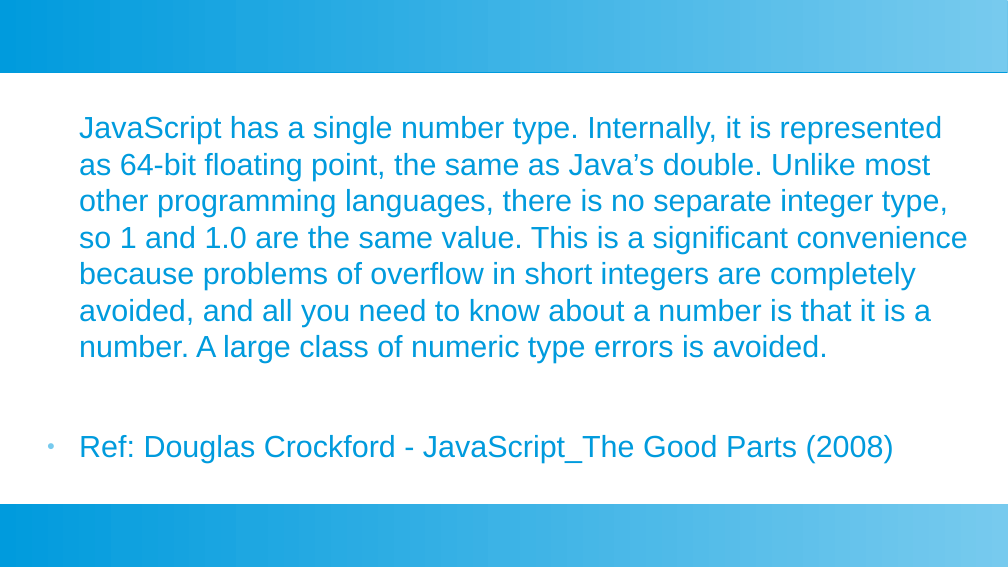
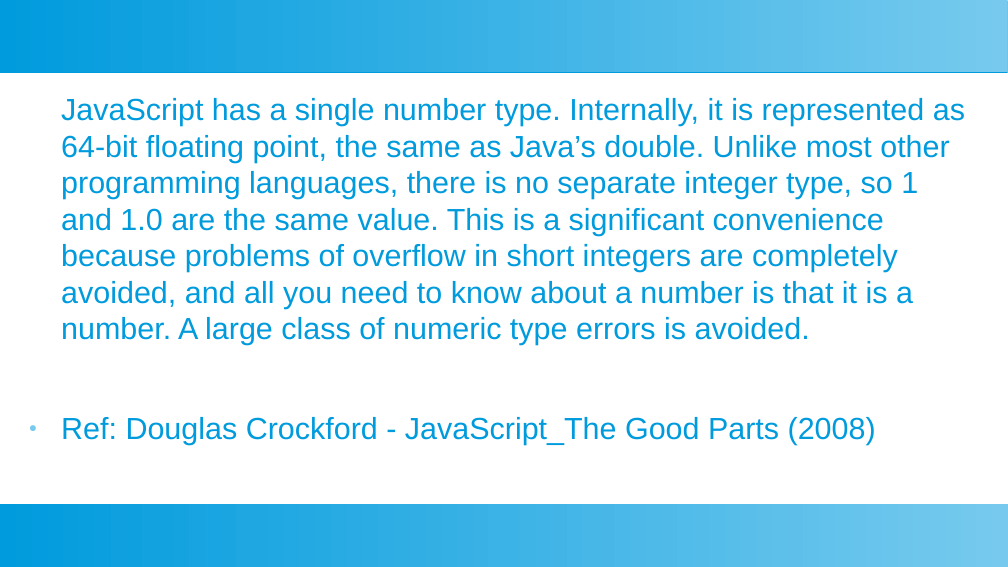
Before and after one commit to ashishjain1547/public_lessons_in_javascript, a slide deck: slide 4 of 2_Data Types in JavaScript/presentation.odp (slide 3 before the commit). Drawn at 1008x567 pixels with LibreOffice and Linux fonts; fonts in the diff are those of the drawing. Boxes give left, top, right and bottom in pixels: in the first picture for what was removed or moved away, otherwise in the second. Text is boxed around its words. In the diff, an @@ line names an element or a change of style, - is before the commit and + after.

```diff
--- a/2_Data Types in JavaScript/presentation.odp
+++ b/2_Data Types in JavaScript/presentation.odp
@@ text "JavaScript has a single number ..." rewrapped from box(79, 116, 968, 463) to box(61, 98, 965, 445) @@
```
Also in this commit, not shown: 3 other slides changed, 1 slide added, 6 other files.
